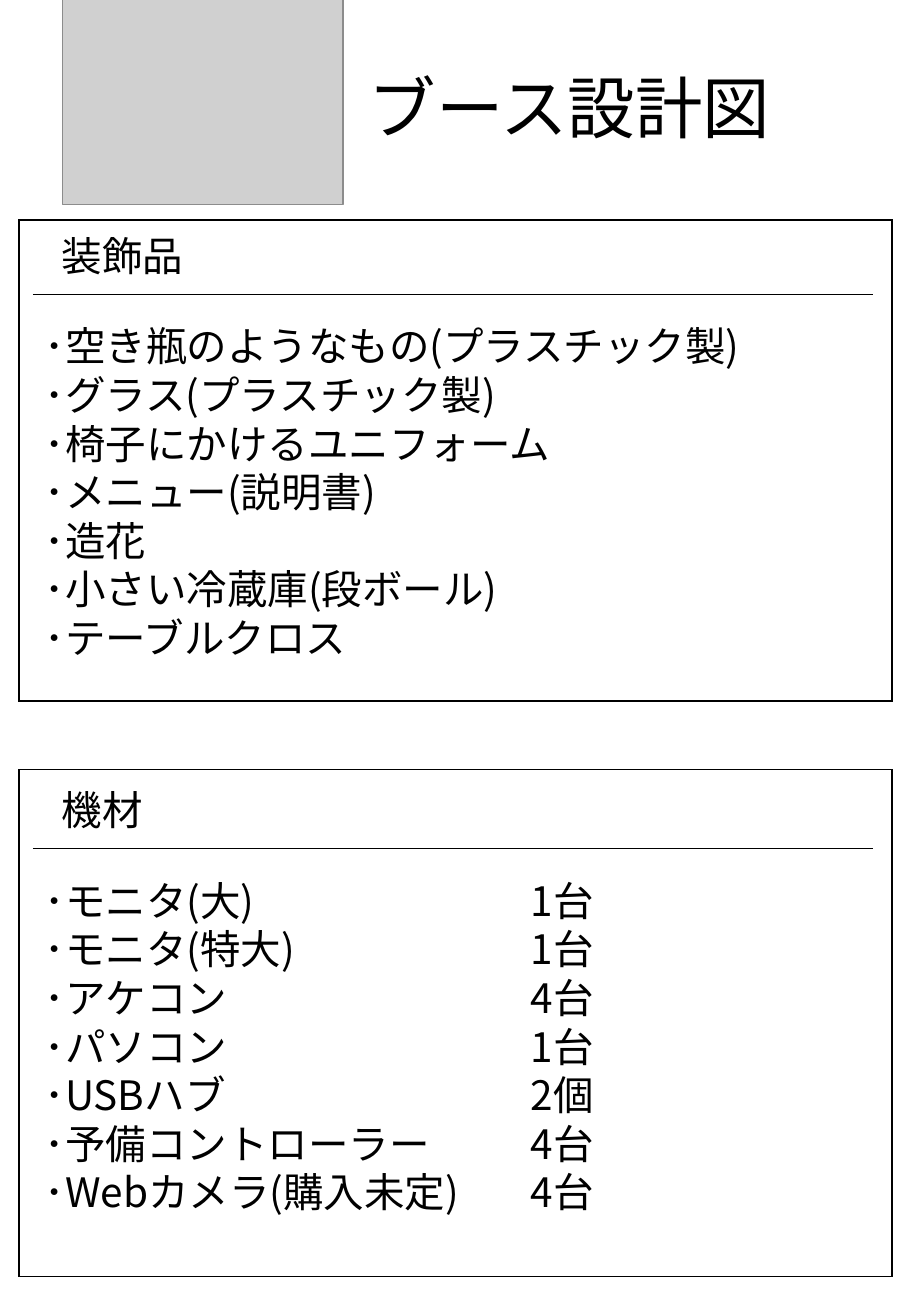
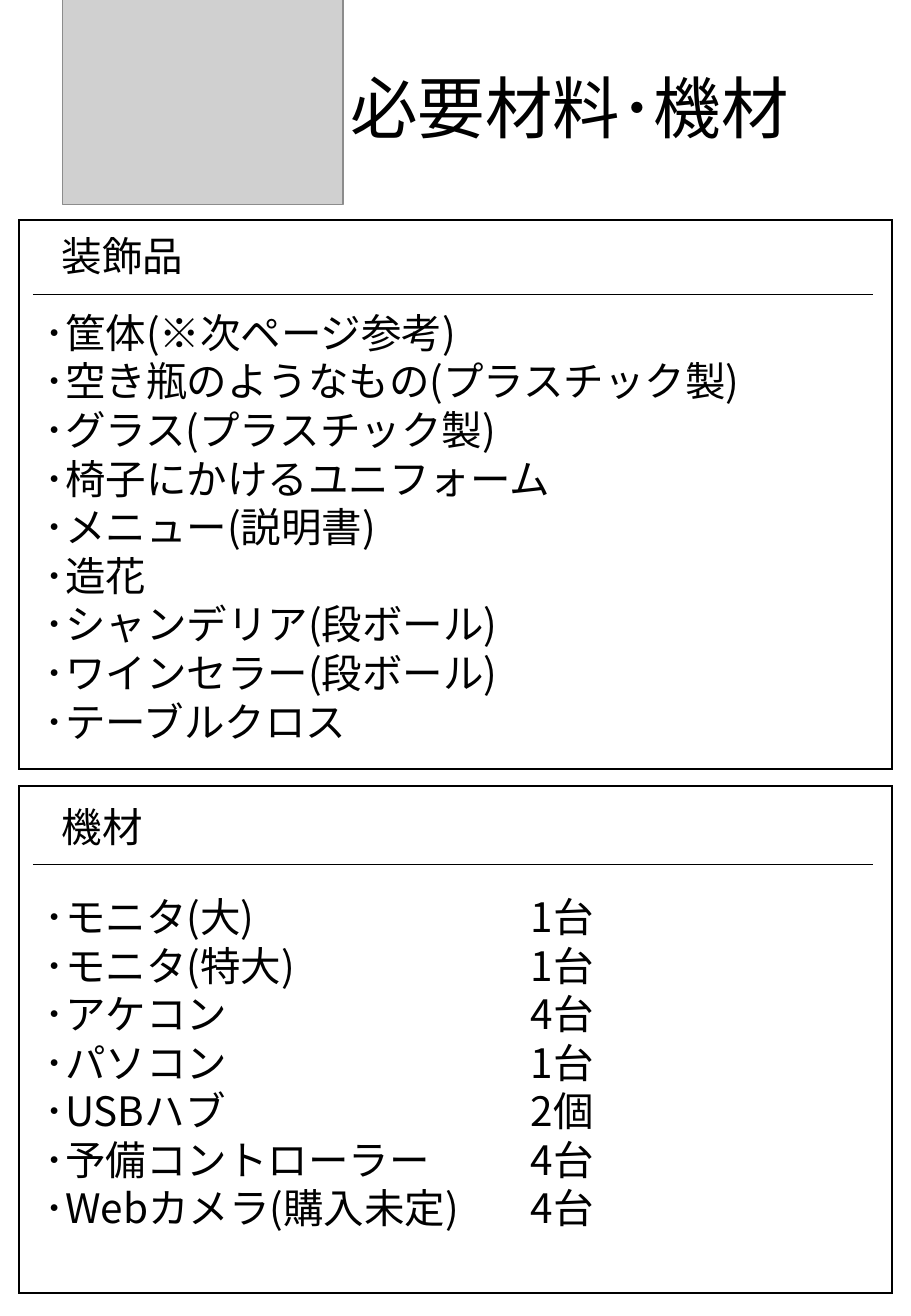
Before and after one commit to HodakaNiwa/TeamC-Graduate-work, a slide deck: slide 2 of ブース設計図/ブース設計図.pptx. Drawn at 911x1316 pixels with LibreOffice and Linux fonts; fonts in the diff are those of the drawing; grey boxes stand for pictures. Boxes give left, top, right and bottom in pixels: in the first picture for what was removed or moved away, otherwise in the second. Text is boxed around its words. In the diff, an @@ line names an element or a change of style, - is before the commit and + after.

Commit message:
Update ブース設計図.pptx
ブース設計図･改改

```diff
--- a/ブース設計図/ブース設計図.pptx
+++ b/ブース設計図/ブース設計図.pptx
@@ title at box(350, 76, 788, 139): text changed @@
-ブース設計図
+必要材料･機材
@@ rectangle "あああ": place and size @@
-rectangle "あああ" at box(19, 220, 893, 701)
+rectangle "あああ" at box(19, 220, 893, 769)
@@ text "･筐体(※次ページ参考)": place and size @@
-text "･筐体(※次ページ参考)" at box(45, 327, 740, 655)
+text "･筐体(※次ページ参考)" at box(45, 314, 740, 739)
@@ text at box(45, 314, 456, 356): paragraph added @@
+･筐体(※次ページ参考)
@@ text at box(45, 604, 498, 696): text changed @@
-･小さい冷蔵庫(段ボール)
+･シャンデリア(段ボール)
+･ワインセラー(段ボール)
@@ 2 texts, 1 rectangle, 1 line: place and size @@
-2 texts, 1 rectangle, 1 line at box(19, 770, 893, 1277)
+2 texts, 1 rectangle, 1 line at box(19, 786, 893, 1292)
```
Also in this commit, not shown: 1 other slide changed, 2 slides added.
